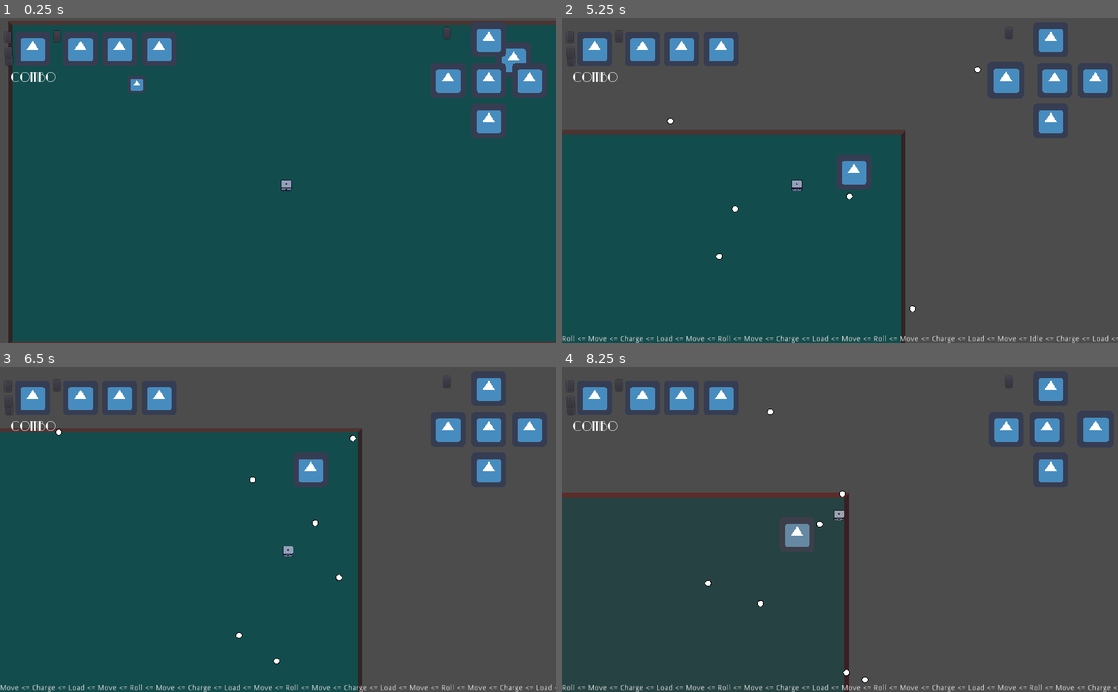
Above: before the commit, frames 1-4 (two rows, left to right).
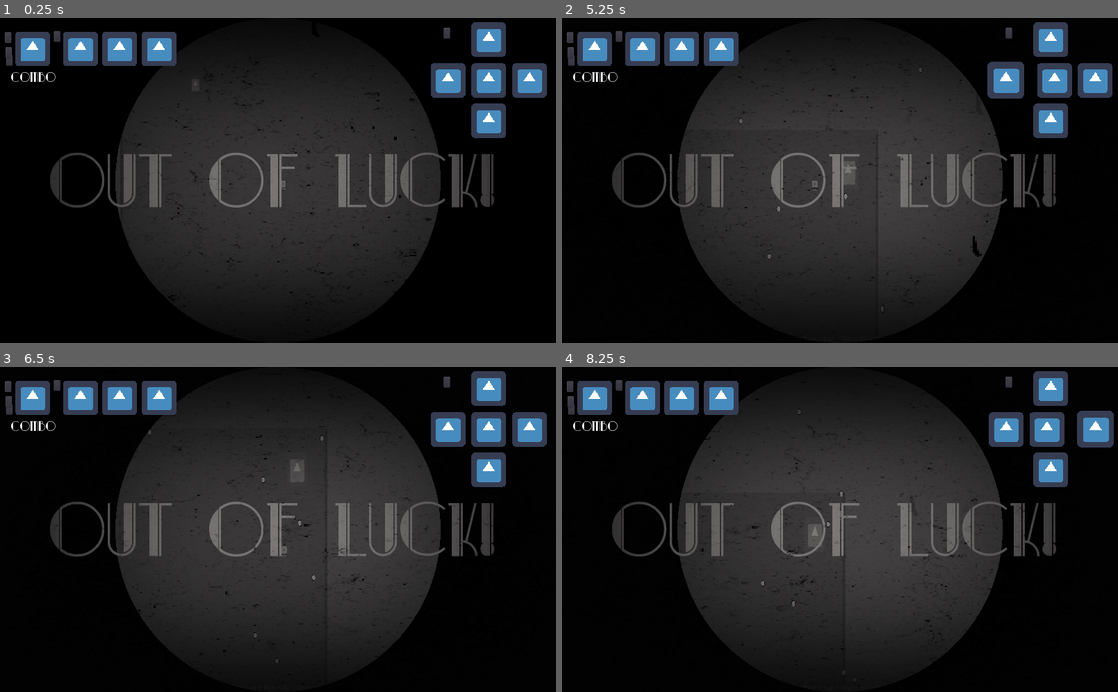
Above: after the commit, the same moments.

Repository: andrebariani/gmtk2022
Game: Godot game, scene res://src/Main.tscn
The game is run twice, just before and just after one commit, with the same random seed, the same clock (stepped at 60 frames per second) and the same inputs. The engine's default icon, where the game draws it, is replaced by a stand-in: a white triangle on a blue panel in a dark square.
Inputs (mouse positions are in pixels of both pictures, inside the frame that each line leads up to):
- Up to frame 1 (0.25 s): no input
- Up to frame 2 (5.25 s): click (573, 60) at 0.5 s; move the mouse to (962, 164) at 1.27 s; hold D (move_right) 1.28-2.03 s; click (962, 164) at 1.35 s; move the mouse to (728, 196) at 2.02 s; hold S (move_down) 2.03-2.78 s; tap Space (roll) at 2.1, 3.6, 5.1 s; move the mouse to (895, 109) at 2.77 s; hold D (move_right) 2.78-3.53 s; click (895, 109) at 2.85 s; move the mouse to (812, 245) at 3.52 s; hold W (move_up) 3.53-4.28 s; move the mouse to (1006, 229) at 4.27 s; hold A (move_left) from 4.28 s (still down); click (1006, 229) at 4.35 s; move the mouse to (673, 131) at 5.02 s
- Up to frame 3 (6.5 s): move the mouse to (305, 529) at 5.77 s; release A (move_left) at 5.78 s; hold S (move_down) from 5.78 s (still down); click (305, 529) at 5.85 s
- Up to frame 4 (8.25 s): move the mouse to (756, 448) at 6.52 s; release S (move_down) at 6.53 s; hold D (move_right) 6.53-7.28 s; tap Space (roll) at 6.6, 8.1 s; move the mouse to (962, 513) at 7.27 s; hold W (move_up) 7.28-8.03 s; click (962, 513) at 7.35 s; move the mouse to (728, 545) at 8.02 s; hold D (move_right) from 8.03 s (still down)

The runs differ from the first frame. In frame 1, 94% of the frame differs, in the area x 0-100%, y 0-100%; in frame 2, 88%; in frame 3, 90%; in frame 4, 76%.

Commit message:
game over animation

Diff:
--- a/src/Main.gd
+++ b/src/Main.gd
@@ -35,3 +35,7 @@
 
 func _on_Player_triggered_combo():
 	ui.trigger_combo()
+
+
+func _on_Player_died():
+	pass # Replace with function body.
--- a/src/shaders/ScreenShader.tscn
+++ b/src/shaders/ScreenShader.tscn
@@ -1,9 +1,12 @@
-[gd_scene load_steps=9 format=2]
+[gd_scene load_steps=19 format=2]
 
 [ext_resource path="res://src/shaders/Screen.tres" type="Shader" id=1]
 [ext_resource path="res://src/shaders/burano.png" type="Texture" id=2]
 [ext_resource path="res://src/shaders/ImpactShader.gdshader" type="Shader" id=3]
 [ext_resource path="res://src/shaders/ScreenShader.gd" type="Script" id=4]
+[ext_resource path="res://assets/fonts/ParkLaneNF.ttf" type="DynamicFontData" id=5]
+[ext_resource path="res://assets/bg/filmgrain.png" type="Texture" id=6]
+[ext_resource path="res://assets/bg/vignette.png" type="Texture" id=7]
 
 [sub_resource type="ShaderMaterial" id=1]
 shader = ExtResource( 1 )
@@ -72,6 +75,230 @@
 "values": [ 0.2 ]
 }
 
+[sub_resource type="Shader" id=6]
+code = "shader_type canvas_item;
+
+uniform vec2 center = vec2(0.5, 0.5);
+uniform float size = 0.5;
+
+void fragment(){
+	float ratio = SCREEN_PIXEL_SIZE.x / SCREEN_PIXEL_SIZE.y;
+	vec2 scaledUV = (SCREEN_UV - vec2(0.5,0.0)) / vec2(ratio, 1) + vec2(0.5,0.0);
+
+	if (length(scaledUV - center) < size)
+		COLOR = texture(SCREEN_TEXTURE, scaledUV);
+	else
+		COLOR = vec4(0, 0, 0, 1);
+
+	//COLOR = vec4(scaledUV - center, 0, 1);
+}"
+
+[sub_resource type="ShaderMaterial" id=7]
+shader = SubResource( 6 )
+shader_param/center = Vector2( 0.5, 0.5 )
+shader_param/size = 0.5
+
+[sub_resource type="DynamicFont" id=8]
+size = 128
+font_data = ExtResource( 5 )
+
+[sub_resource type="Shader" id=11]
+code = "shader_type canvas_item;
+
+uniform vec4 base: hint_color;
+uniform sampler2D grain;
+uniform float grain_strength = 0.3;
+uniform sampler2D vignette;
+uniform float fps = 12.0;
+uniform float stretch = 0.5;
+uniform float flashing = 0.01;
+
+float make_grain(float time, vec2 uv) {
+	vec2 ofs = vec2(sin(41.0 * time * sin(time * 123.0)), sin(27.0 * time * sin(time * 312.0)));
+	return texture(grain, (uv + mod(ofs, vec2(1.0, 1.0))) * stretch).r;
+}
+
+void fragment() {
+	vec3 c = textureLod(SCREEN_TEXTURE, SCREEN_UV, 0.0).rgb;
+
+	//float v = max(c.r, max(c.g, c.b));
+	float v = dot(c, vec3(0.33333, 0.33333, 0.33333));
+	v = sqrt(v);
+	//v *= v;
+
+	float f = 1.0 / fps;
+	float g = make_grain(TIME - mod(TIME, f), UV);
+	g = max(g, make_grain(TIME - mod(TIME, f) + f, UV) * 0.5);
+	g = max(g, make_grain(TIME - mod(TIME, f) + f * 2.0, UV) * 0.25);
+
+	COLOR.rgb = base.rgb * v - vec3(g) * grain_strength;
+	COLOR.rgb *= texture(vignette, UV).r;
+	float ft = TIME * 0.002;
+	COLOR.rgb += vec3(sin(75.0 * ft * sin(ft * 123.0))) * flashing;
+}
+"
+
+[sub_resource type="ShaderMaterial" id=12]
+shader = SubResource( 11 )
+shader_param/base = Color( 0.501961, 0.486275, 0.486275, 1 )
+shader_param/grain_strength = 0.3
+shader_param/fps = 12.0
+shader_param/stretch = 0.5
+shader_param/flashing = 0.01
+shader_param/grain = ExtResource( 6 )
+shader_param/vignette = ExtResource( 7 )
+
+[sub_resource type="Animation" id=9]
+resource_name = "GameOver"
+length = 1.8
+tracks/0/type = "value"
+tracks/0/path = NodePath(".:material:shader_param/size")
+tracks/0/interp = 1
+tracks/0/loop_wrap = true
+tracks/0/imported = false
+tracks/0/enabled = true
+tracks/0/keys = {
+"times": PoolRealArray( 0, 0.5, 0.7, 1 ),
+"transitions": PoolRealArray( 1, 1, 1, 1 ),
+"update": 0,
+"values": [ 1.0, 0.25, 0.4, 0.0 ]
+}
+tracks/1/type = "value"
+tracks/1/path = NodePath("BlackFront:anchor_left")
+tracks/1/interp = 1
+tracks/1/loop_wrap = true
+tracks/1/imported = false
+tracks/1/enabled = true
+tracks/1/keys = {
+"times": PoolRealArray( 1.2, 1.8 ),
+"transitions": PoolRealArray( 1, 1 ),
+"update": 0,
+"values": [ 0.0, 1.0 ]
+}
+tracks/2/type = "value"
+tracks/2/path = NodePath("BlackFront:visible")
+tracks/2/interp = 1
+tracks/2/loop_wrap = true
+tracks/2/imported = false
+tracks/2/enabled = true
+tracks/2/keys = {
+"times": PoolRealArray( 0, 1.2 ),
+"transitions": PoolRealArray( 1, 1 ),
+"update": 1,
+"values": [ false, true ]
+}
+tracks/3/type = "value"
+tracks/3/path = NodePath("Label:visible")
+tracks/3/interp = 1
+tracks/3/loop_wrap = true
+tracks/3/imported = false
+tracks/3/enabled = true
+tracks/3/keys = {
+"times": PoolRealArray( 0, 1.3 ),
+"transitions": PoolRealArray( 1, 1 ),
+"update": 1,
+"values": [ false, true ]
+}
+tracks/4/type = "value"
+tracks/4/path = NodePath("OldTimey:visible")
+tracks/4/interp = 1
+tracks/4/loop_wrap = true
+tracks/4/imported = false
+tracks/4/enabled = true
+tracks/4/keys = {
+"times": PoolRealArray( 0, 1.3 ),
+"transitions": PoolRealArray( 1, 1 ),
+"update": 1,
+"values": [ false, true ]
+}
+
+[sub_resource type="Animation" id=10]
+length = 0.001
+tracks/0/type = "value"
+tracks/0/path = NodePath(".:material:shader_param/size")
+tracks/0/interp = 1
+tracks/0/loop_wrap = true
+tracks/0/imported = false
+tracks/0/enabled = true
+tracks/0/keys = {
+"times": PoolRealArray( 0 ),
+"transitions": PoolRealArray( 1 ),
+"update": 0,
+"values": [ 0.5 ]
+}
+tracks/1/type = "value"
+tracks/1/path = NodePath("Label:material:shader_param/percentage")
+tracks/1/interp = 1
+tracks/1/loop_wrap = true
+tracks/1/imported = false
+tracks/1/enabled = true
+tracks/1/keys = {
+"times": PoolRealArray( 0 ),
+"transitions": PoolRealArray( 1 ),
+"update": 0,
+"values": [ 0.6 ]
+}
+tracks/2/type = "value"
+tracks/2/path = NodePath("BlackFront:anchor_right")
+tracks/2/interp = 1
+tracks/2/loop_wrap = true
+tracks/2/imported = false
+tracks/2/enabled = true
+tracks/2/keys = {
+"times": PoolRealArray( 0 ),
+"transitions": PoolRealArray( 1 ),
+"update": 0,
+"values": [ 0.0 ]
+}
+tracks/3/type = "value"
+tracks/3/path = NodePath("BlackFront:anchor_left")
+tracks/3/interp = 1
+tracks/3/loop_wrap = true
+tracks/3/imported = false
+tracks/3/enabled = true
+tracks/3/keys = {
+"times": PoolRealArray( 0 ),
+"transitions": PoolRealArray( 1 ),
+"update": 0,
+"values": [ 0.0 ]
+}
+tracks/4/type = "value"
+tracks/4/path = NodePath("BlackFront:visible")
+tracks/4/interp = 1
+tracks/4/loop_wrap = true
+tracks/4/imported = false
+tracks/4/enabled = true
+tracks/4/keys = {
+"times": PoolRealArray( 0 ),
+"transitions": PoolRealArray( 1 ),
+"update": 0,
+"values": [ true ]
+}
+tracks/5/type = "value"
+tracks/5/path = NodePath("Label:visible")
+tracks/5/interp = 1
+tracks/5/loop_wrap = true
+tracks/5/imported = false
+tracks/5/enabled = true
+tracks/5/keys = {
+"times": PoolRealArray( 0 ),
+"transitions": PoolRealArray( 1 ),
+"update": 0,
+"values": [ true ]
+}
+tracks/6/type = "value"
+tracks/6/path = NodePath("OldTimey:visible")
+tracks/6/interp = 1
+tracks/6/loop_wrap = true
+tracks/6/imported = false
+tracks/6/enabled = true
+tracks/6/keys = {
+"times": PoolRealArray( 0 ),
+"transitions": PoolRealArray( 1 ),
+"update": 0,
+"values": [ true ]
+}
+
 [node name="ScreenShaders" type="Control"]
 anchor_right = 1.0
 anchor_bottom = 1.0
@@ -95,6 +322,9 @@
 [node name="BackBufferCop" type="BackBufferCopy" parent="."]
 copy_mode = 2
 rect = Rect2( 0, 0, 1000, 1000 )
+__meta__ = {
+"_edit_lock_": true
+}
 
 [node name="ScreenShader" type="ColorRect" parent="."]
 material = SubResource( 1 )
@@ -108,6 +338,9 @@
 [node name="BackBufferCopy" type="BackBufferCopy" parent="."]
 copy_mode = 2
 rect = Rect2( 0, 0, 1000, 1000 )
+__meta__ = {
+"_edit_lock_": true
+}
 
 [node name="ImpactShader" type="ColorRect" parent="."]
 visible = false
@@ -121,6 +354,58 @@
 [node name="AnimationPlayer" type="AnimationPlayer" parent="ImpactShader"]
 anims/Impact = SubResource( 4 )
 anims/RESET = SubResource( 5 )
+
+[node name="BackBufferCopy2" type="BackBufferCopy" parent="."]
+copy_mode = 2
+rect = Rect2( 0, 0, 1000, 1000 )
+__meta__ = {
+"_edit_lock_": true
+}
+
+[node name="GameOver" type="ColorRect" parent="."]
+material = SubResource( 7 )
+anchor_right = 1.0
+anchor_bottom = 1.0
+__meta__ = {
+"_edit_lock_": true
+}
+
+[node name="Label" type="Label" parent="GameOver"]
+margin_left = 89.0
+margin_top = 230.0
+margin_right = 917.0
+margin_bottom = 374.0
+custom_fonts/font = SubResource( 8 )
+text = "OUT OF LUCK!"
+__meta__ = {
+"_edit_use_anchors_": false
+}
+
+[node name="BackBufferCopy" type="BackBufferCopy" parent="GameOver"]
+copy_mode = 2
+rect = Rect2( 0, 0, 1000, 1000 )
+__meta__ = {
+"_edit_lock_": true
+}
+
+[node name="OldTimey" type="ColorRect" parent="GameOver"]
+material = SubResource( 12 )
+anchor_right = 1.0
+anchor_bottom = 1.0
+__meta__ = {
+"_edit_use_anchors_": false
+}
+
+[node name="BlackFront" type="ColorRect" parent="GameOver"]
+anchor_bottom = 1.0
+color = Color( 0, 0, 0, 1 )
+__meta__ = {
+"_edit_use_anchors_": false
+}
+
+[node name="AnimationPlayer" type="AnimationPlayer" parent="GameOver"]
+anims/GameOver = SubResource( 9 )
+anims/RESET = SubResource( 10 )
 
 [node name="Button" type="Button" parent="."]
 margin_left = 11.0
Binary file added: assets/bg/filmgrain.png
Binary file added: assets/bg/vignette.png
Renamed: src/ui/menu/title.gdshader -> src/shaders/GameOver.gdshader
